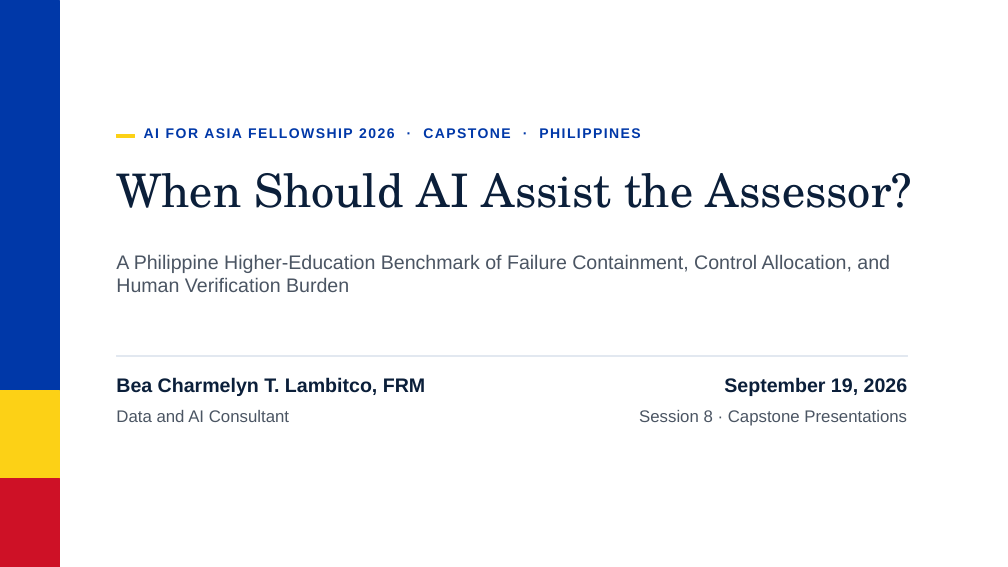
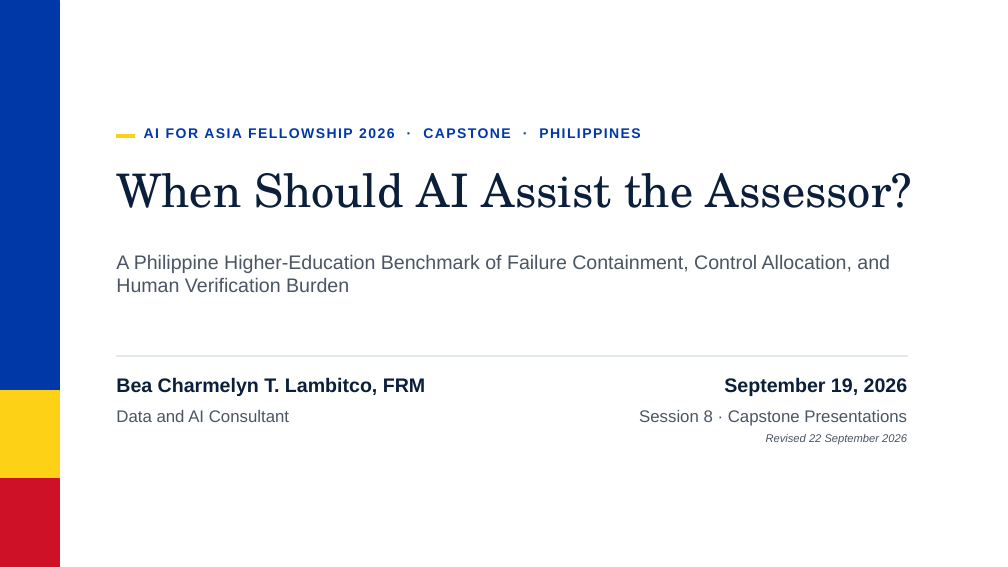
Before and after one commit to bealambitco/ai-assessment-higher-education-ph, a slide deck: slide 1 of presentation/When_Should_AI_Assist_the_Assessor_FINAL.pptx. Drawn at 1008x567 pixels with LibreOffice and Linux fonts; fonts in the diff are those of the drawing. Boxes give left, top, right and bottom in pixels: in the first picture for what was removed or moved away, otherwise in the second. Text is boxed around its words. In the diff, an @@ line names an element or a change of style, - is before the commit and + after.

Commit message:
Bring every figure, the timeline and the front page to the 22 September state

```diff
--- a/presentation/When_Should_AI_Assist_the_Assessor_FINAL.pptx
+++ b/presentation/When_Should_AI_Assist_the_Assessor_FINAL.pptx
@@ text added at bbox=[766, 434, 907, 444], 16 pt, text #4B5563, italic @@
+Revised 22 September 2026
```
Also in this commit, not shown: 7 other slides changed, 5 other files.
